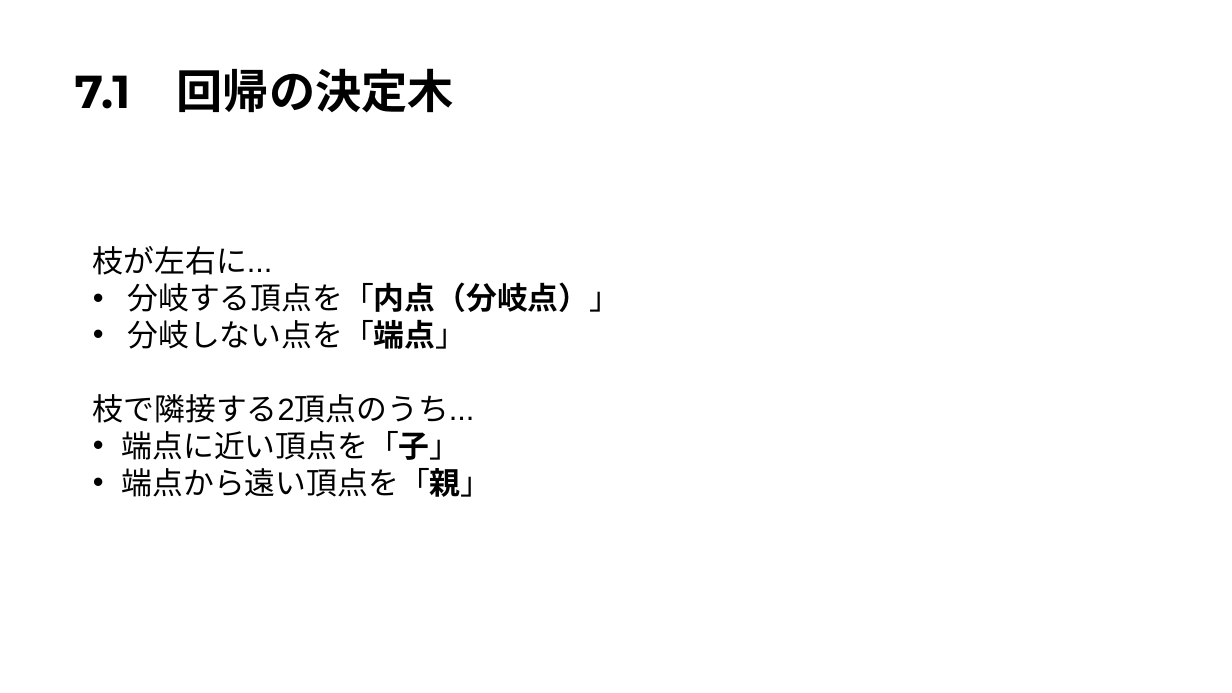
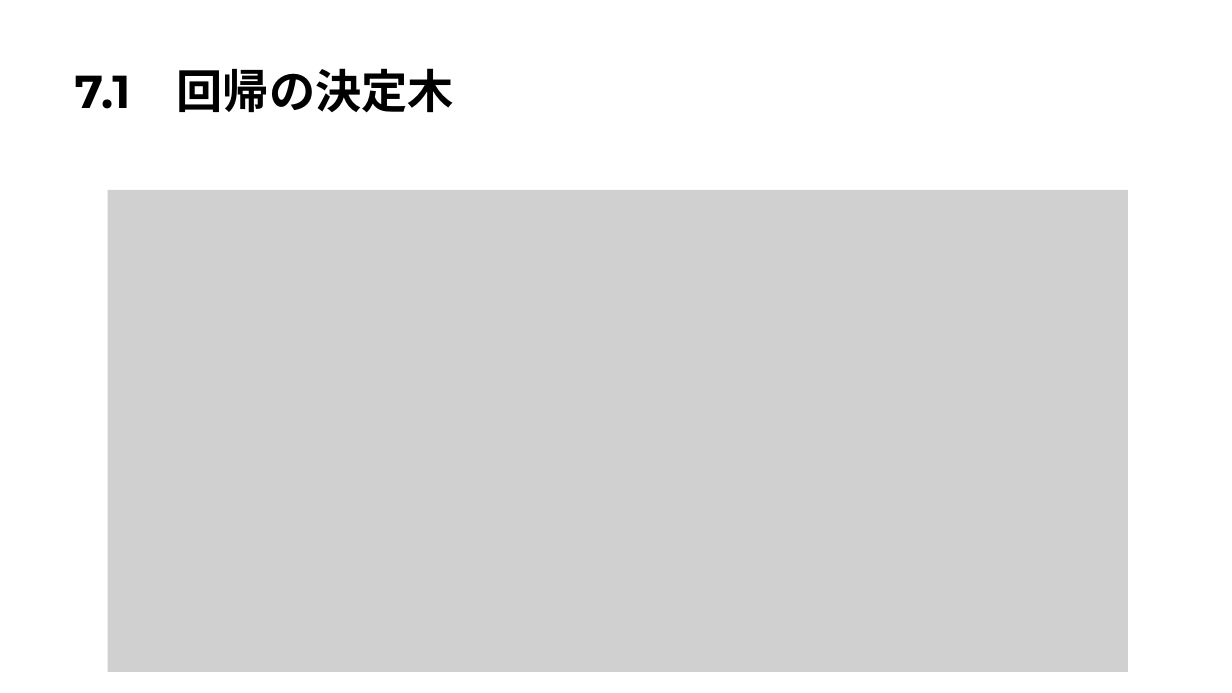
Before and after one commit to Harrry1206/-Graduation-research2, a slide deck: slide 6 of 第7章決定木.pptx. Drawn at 1232x693 pixels with LibreOffice and Linux fonts; fonts in the diff are those of the drawing; grey boxes stand for pictures. Boxes give left, top, right and bottom in pixels: in the first picture for what was removed or moved away, otherwise in the second. Text is boxed around its words. In the diff, an @@ line names an element or a change of style, - is before the commit and + after.

```diff
--- a/第7章決定木.pptx
+++ b/第7章決定木.pptx
@@ picture added at (107, 189, 1128, 672) @@
@@ text removed at (93, 246, 621, 497) @@
-枝が左右に...
-• 分岐する頂点を「内点（分岐点）」
-• 分岐しない点を「端点」
-枝で隣接する2頂点のうち...
-• 端点に近い頂点を「子」
-• 端点から遠い頂点を「親」
```
Also in this commit, not shown: 6 slides added.
